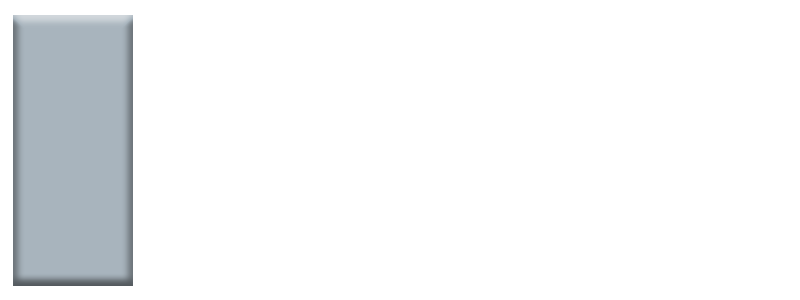
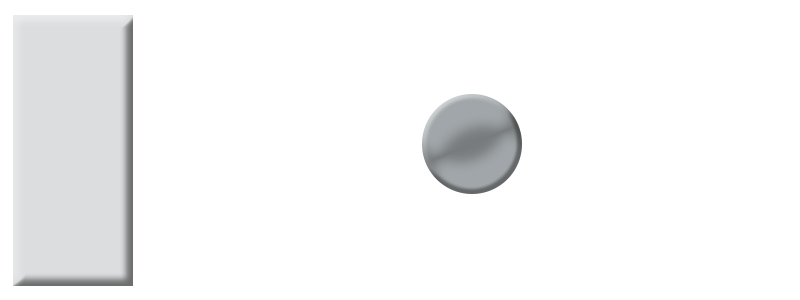
The second w=800, h=300 image is a revision of the first. Changes to its layers:
added layer "Эллипс 1" (84%) over [422, 94, 522, 194]
